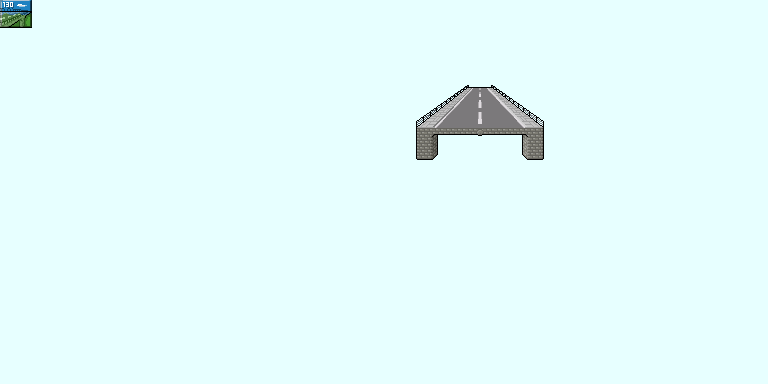
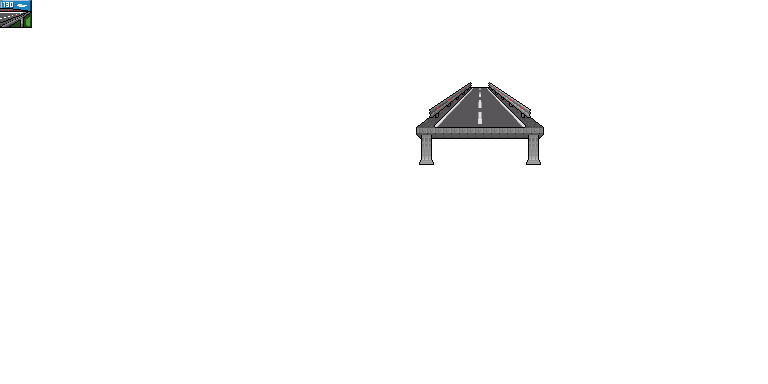
Layer changes from the first 768px x 384px image to the second:
painted on "overlay" (1st of 2, in "icon") over box(0, 0, 64, 64)
"base" (1st of 2, in "icon"): opacity 52% → 100% over box(0, 0, 64, 64)
added layer "overlay" (2nd of 2) above "Background" over box(320, 64, 640, 256)
added layer "Background" (1st of 2) above "base" over box(281, 111, 729, 239)
added layer "base" (2nd of 2) above "Background" over box(384, 64, 576, 192)
hid "Background" (2nd of 2) over box(0, 0, 768, 384)
